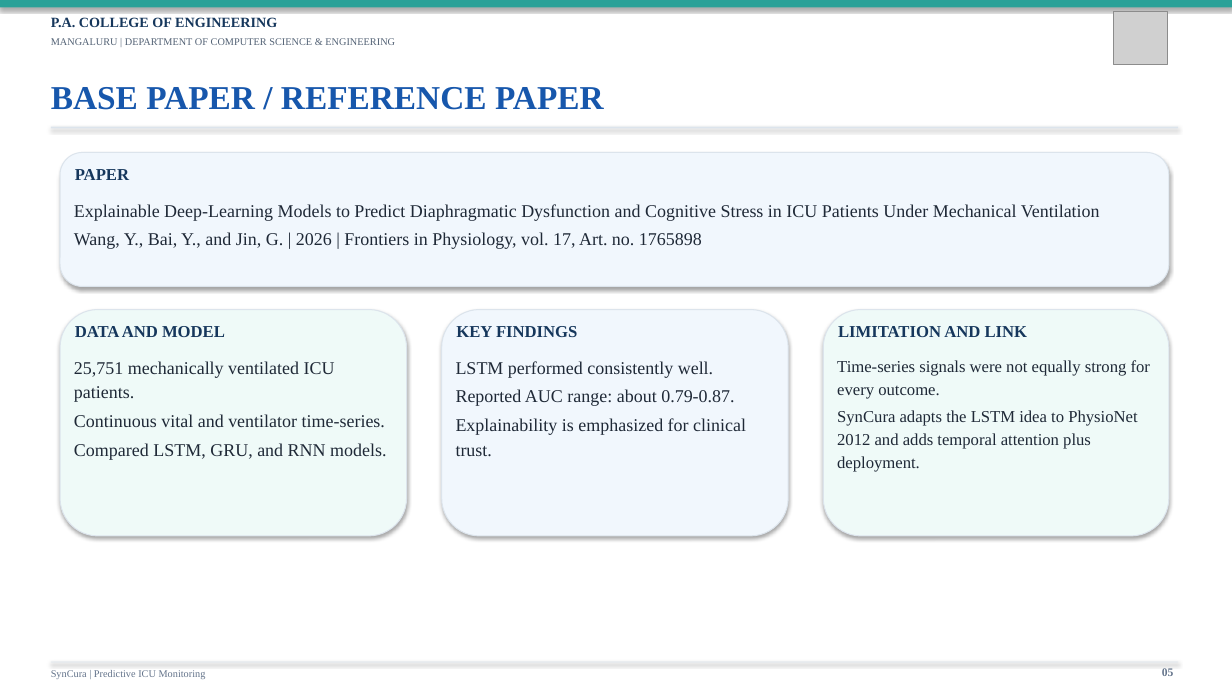
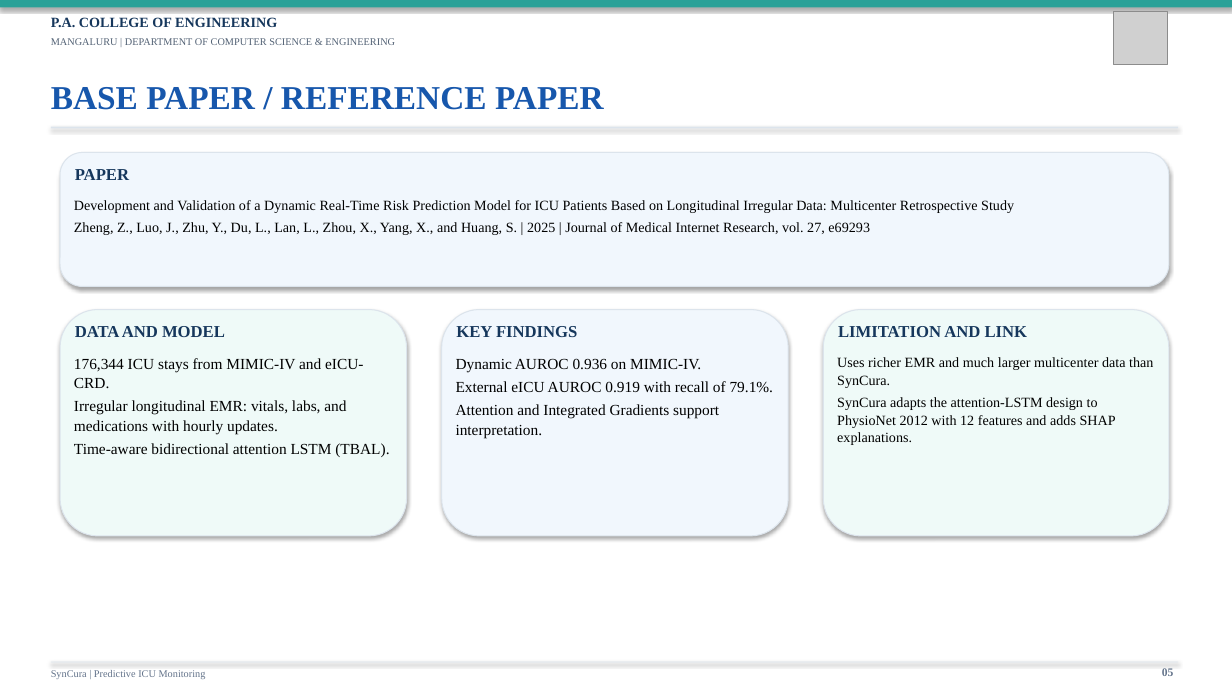
Before and after one commit to Dinaltium/SynCura, a slide deck: slide 5 of ppt/SynCura_PACE_Format_PROFESSIONAL.pptx. Drawn at 1232x693 pixels with LibreOffice and Linux fonts; fonts in the diff are those of the drawing; grey boxes stand for pictures. Boxes give left, top, right and bottom in pixels: in the first picture for what was removed or moved away, otherwise in the second. Text is boxed around its words. In the diff, an @@ line names an element or a change of style, - is before the commit and + after.

```diff
--- a/ppt/SynCura_PACE_Format_PROFESSIONAL.pptx
+++ b/ppt/SynCura_PACE_Format_PROFESSIONAL.pptx
@@ text at <box>74,200,1014,235</box>: text changed; size 14 to 11 pt; text colour #1F2937 to #000000 @@
-Explainable Deep-Learning Models to Predict Diaphragmatic Dysfunction and Cognitive Stress in ICU Patients Under Mechanical Ventilation
-Wang, Y., Bai, Y., and Jin, G. | 2026 | Frontiers in Physiology, vol. 17, Art. no. 1765898
+Development and Validation of a Dynamic Real-Time Risk Prediction Model for ICU Patients Based on Longitudinal Irregular Data: Multicenter Retrospective Study
+Zheng, Z., Luo, J., Zhu, Y., Du, L., Lan, L., Zhou, X., Yang, X., and Huang, S. | 2025 | Journal of Medical Internet Research, vol. 27, e69293
@@ text at <box>74,358,389,457</box>: text changed; size 14 to 12 pt; text colour #1F2937 to #000000 @@
-25,751 mechanically ventilated ICU patients.
-Continuous vital and ventilator time-series.
-Compared LSTM, GRU, and RNN models.
+176,344 ICU stays from MIMIC-IV and eICU-CRD.
+Irregular longitudinal EMR: vitals, labs, and medications with hourly updates.
+Time-aware bidirectional attention LSTM (TBAL).
@@ text at <box>456,358,774,392</box>: text changed; size 14 to 12 pt; text colour #1F2937 to #000000 @@
-LSTM performed consistently well.
-Reported AUC range: about 0.79-0.87.
-Explainability is emphasized for clinical trust.
+Dynamic AUROC 0.936 on MIMIC-IV.
+External eICU AUROC 0.919 with recall of 79.1%.
+Attention and Integrated Gradients support interpretation.
@@ text at <box>837,357,1153,445</box>: text changed; size 13 to 11 pt; text colour #1F2937 to #000000 @@
-Time-series signals were not equally strong for every outcome.
-SynCura adapts the LSTM idea to PhysioNet 2012 and adds temporal attention plus deployment.
+Uses richer EMR and much larger multicenter data than SynCura.
+SynCura adapts the attention-LSTM design to PhysioNet 2012 with 12 features and adds SHAP explanations.
```
Also in this commit, not shown: 1 other slide changed, 3 other files.
